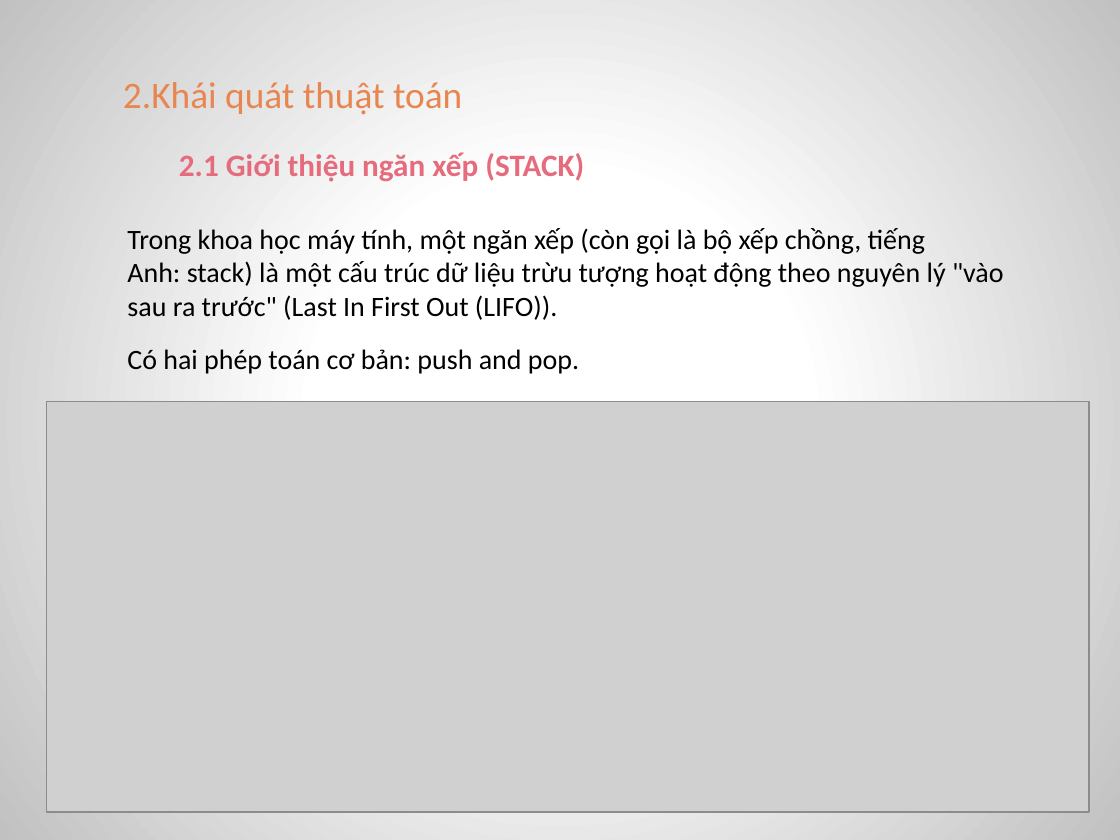
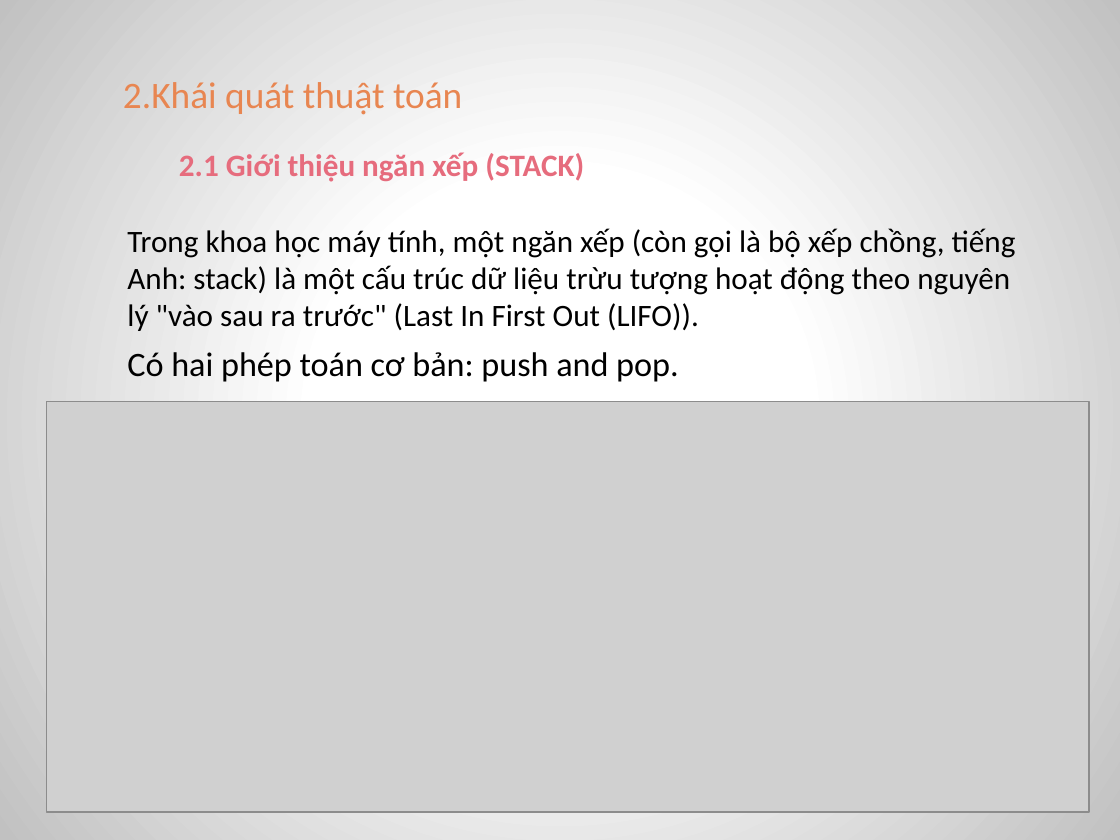
Before and after one commit to MrXiX/CARO-2-NGUOI, a slide deck: slide 10 of doancarohki1819.pptx. Drawn at 1120x840 pixels with LibreOffice and Linux fonts; fonts in the diff are those of the drawing; grey boxes stand for pictures. Boxes give left, top, right and bottom in pixels: in the first picture for what was removed or moved away, otherwise in the second. Text is boxed around its words. In the diff, an @@ line names an element or a change of style, - is before the commit and + after.

```diff
--- a/doancarohki1819.pptx
+++ b/doancarohki1819.pptx
@@ text "Trong khoa học máy tính, ..." at (x1=127, y1=228, x2=1016, y2=331): size 18 to 20 pt @@
@@ text "Có hai phép toán cơ ..." at (x1=127, y1=352, x2=678, y2=382): size 18 to 22 pt @@
```
Also in this commit, not shown: 4 other slides changed.
